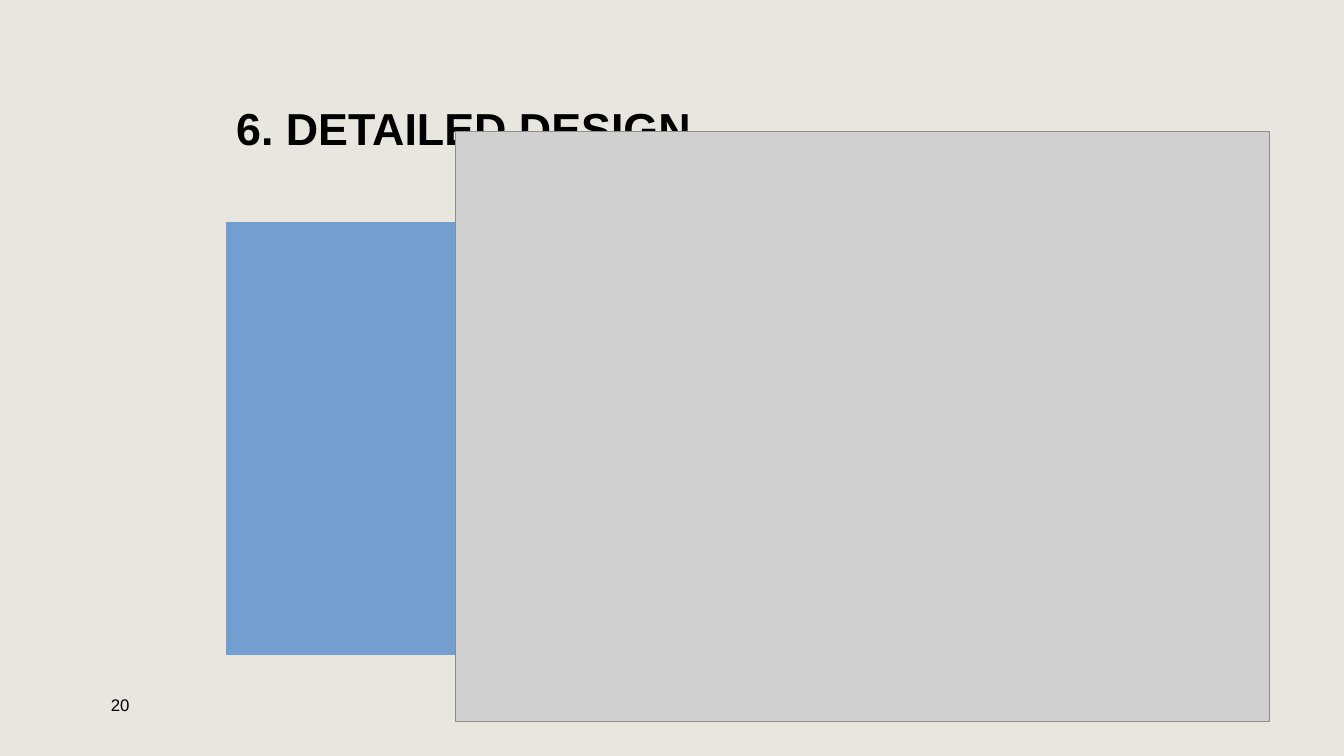
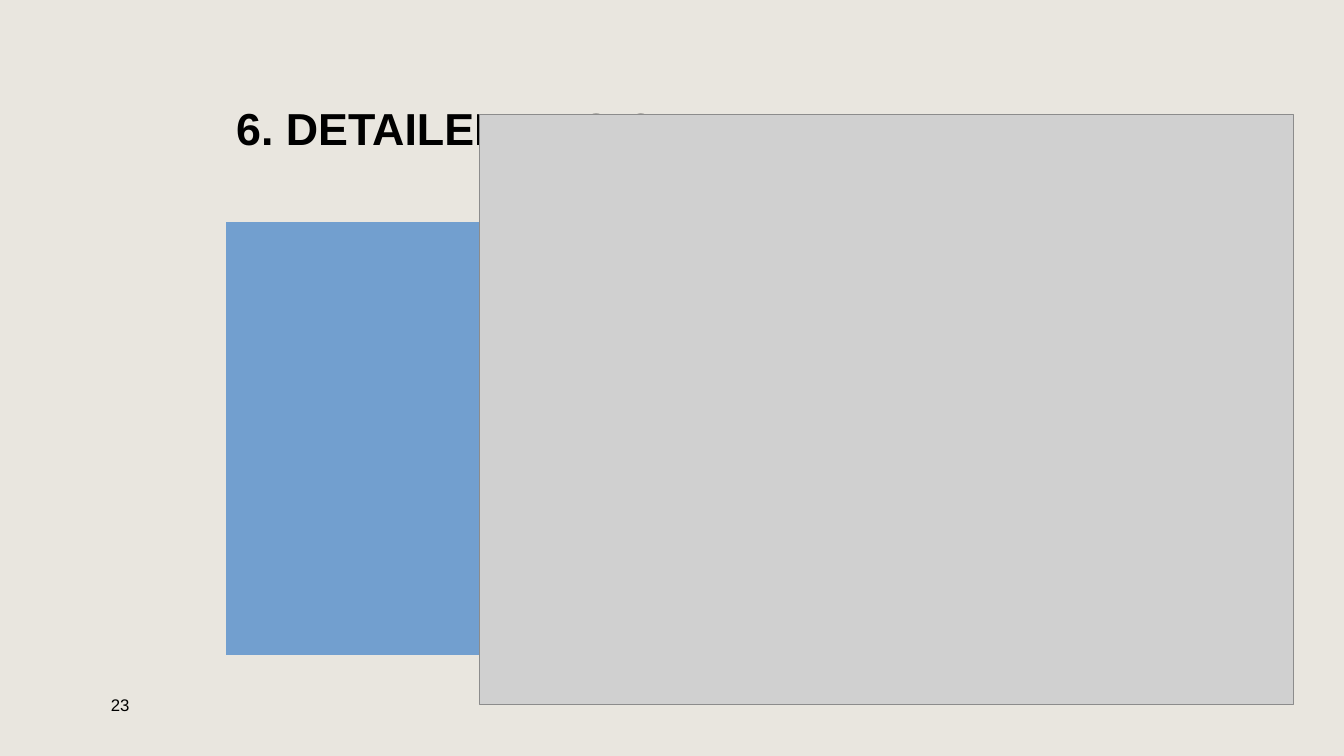
Before and after one commit to ndthanh2605/HomeworkAssignment, a slide deck: slide 23 of System Design/Real-Time Order Book Aggregation and Optimal Trade Execution.pptx (slide 20 before the commit). Drawn at 1344x756 pixels with LibreOffice and Linux fonts; fonts in the diff are those of the drawing; grey boxes stand for pictures; background and template pictures are left out. Boxes give left, top, right and bottom in pixels: in the first picture for what was removed or moved away, otherwise in the second. Text is boxed around its words. In the diff, an @@ line names an element or a change of style, - is before the commit and + after.

Commit message:
Update System Design (final)

```diff
--- a/System Design/Real-Time Order Book Aggregation and Optimal Trade Execution.pptx
+++ b/System Design/Real-Time Order Book Aggregation and Optimal Trade Execution.pptx
@@ picture: place and size @@
-picture at <box>456,131,1269,721</box>
+picture at <box>480,115,1294,705</box>
@@ page number at <box>111,699,130,711</box>: text changed @@
-20
+23
```
Also in this commit, not shown: 3 slides added.
